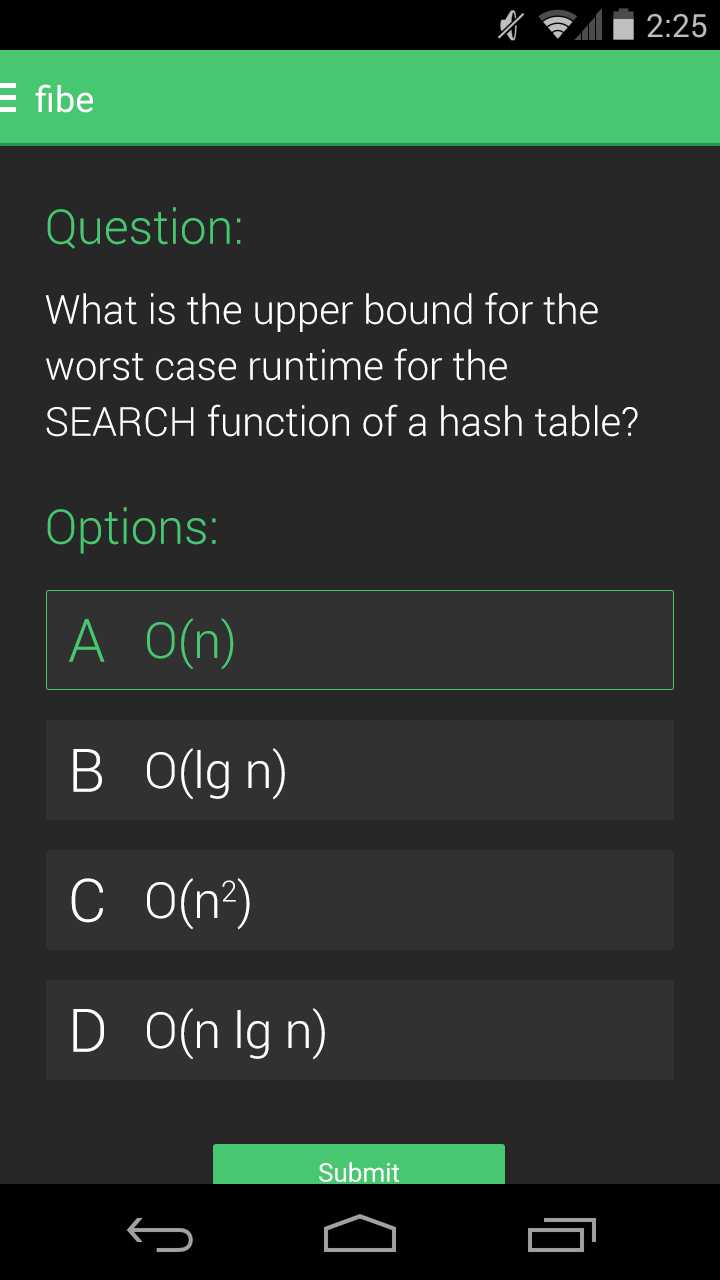
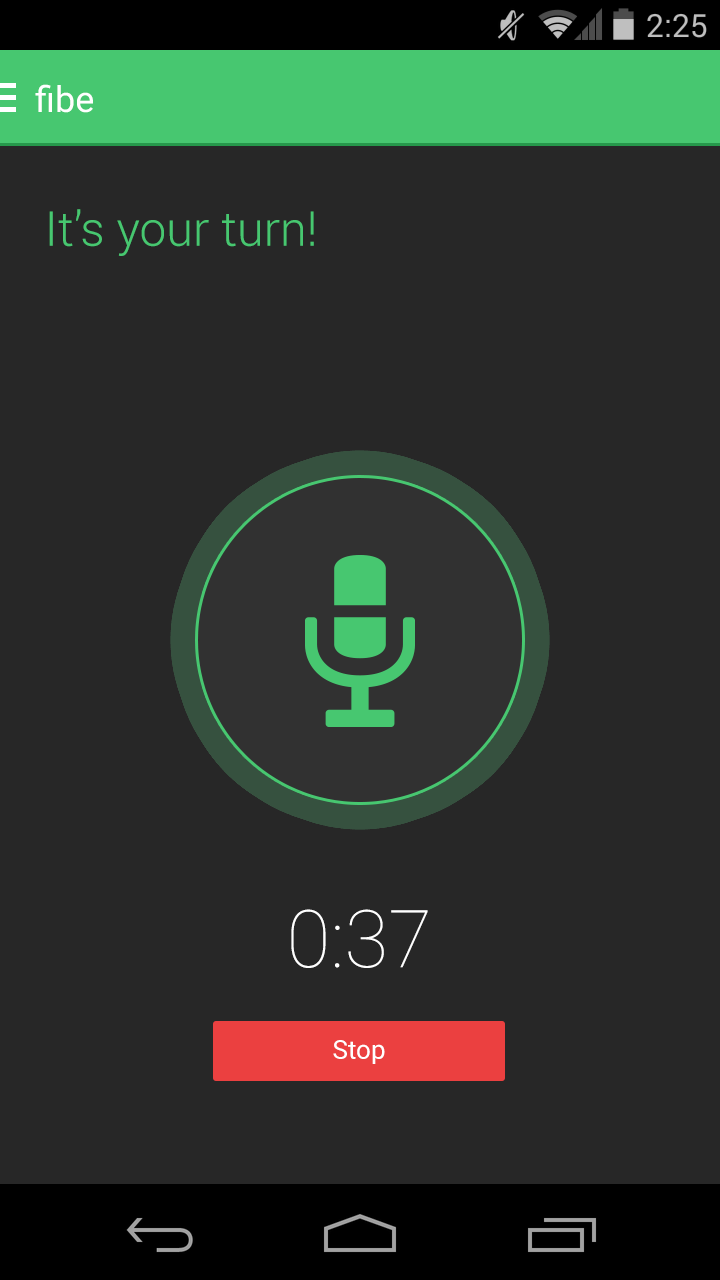
Revision of a layered 720×1280 image; what changed, layer by layer:
hid group "Clicker" (17 layers) over box(45, 207, 674, 1184)
added group "Speaking" with 6 layers above "Ask" over box(49, 209, 522, 1081)
added layer "It’s your turn!" in group "Speaking" over box(49, 209, 314, 256)
added layer "Mic" in group "Speaking" over box(305, 555, 415, 727)
added layer "Ellipse 1" in group "Speaking" over box(198, 478, 522, 802)
added layer "0:37" in group "Speaking" over box(291, 909, 428, 968)
added layer "Stop" in group "Speaking" over box(333, 1040, 385, 1064)
added layer "Button copy 2" (1st of 2, in "Speaking") in group "Speaking" over box(213, 1021, 505, 1081)
